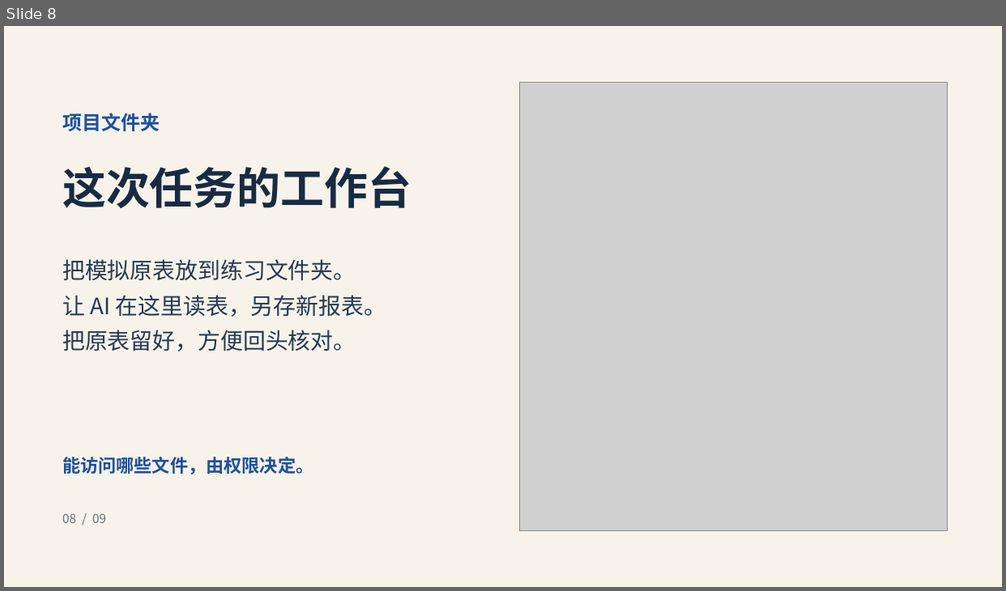
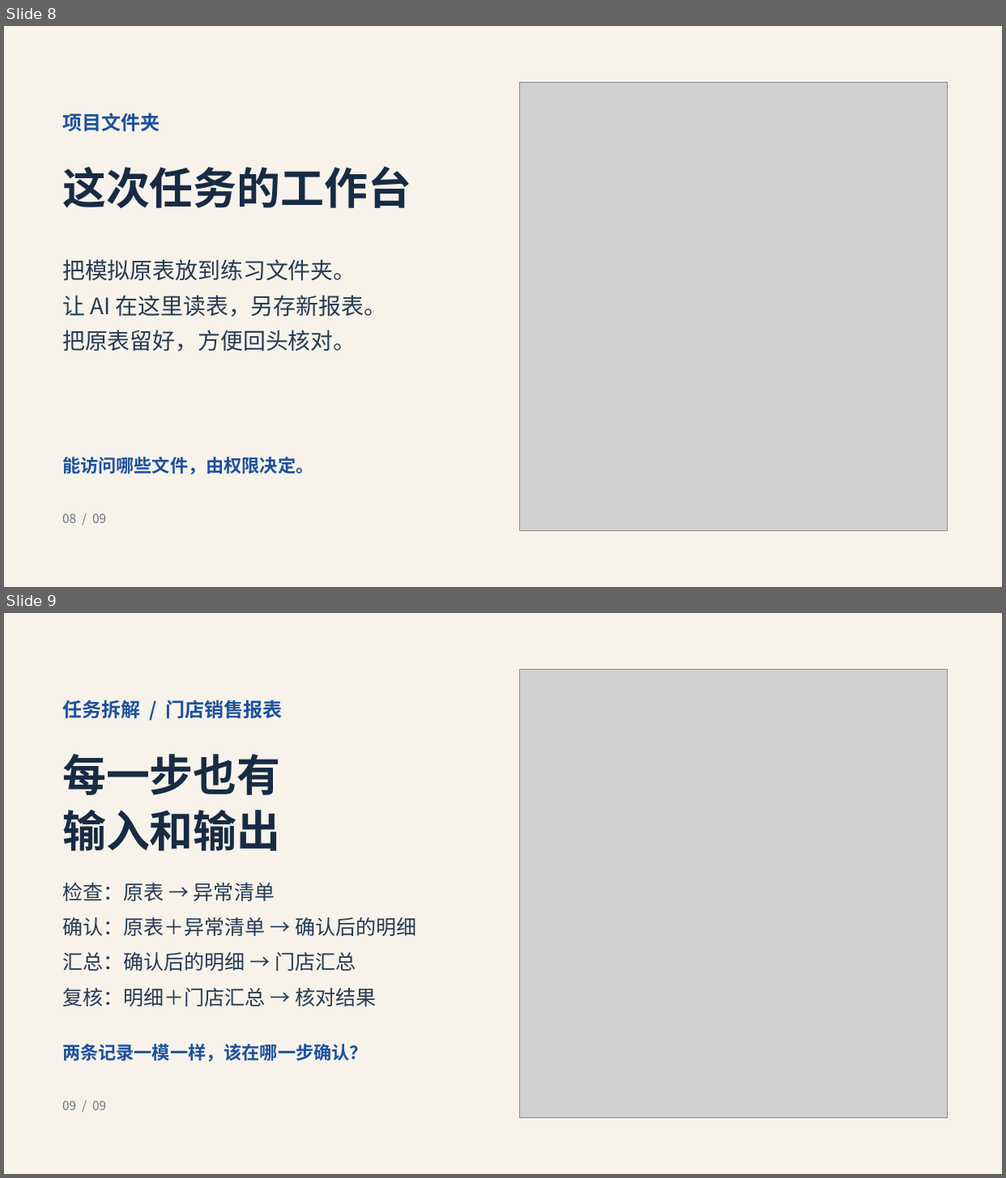
Before and after one commit to jihtsan/https-github.com-jihtsan-cz-night-learn-20261111, a slide deck: learn-02/第二课开场 - AI Agent 图解.pptx. Shown one above the other, each under a label of ours: slide 8 before the commit, slides 8 and 9 after it. The pictures are 1006x591 and 1006x1178 pixels, drawn with LibreOffice and Linux fonts; fonts in the diff are those of the drawing; grey boxes stand for pictures. Boxes give left, top, right and bottom in pixels: in the first picture for what was removed or moved away, otherwise in the second. Text is boxed around its words. In the diff, an @@ line names an element or a change of style, - is before the commit and + after.

Commit message:
在第二课开场讲清任务的输入、输出和拆解 (#13)

```diff
--- a/learn-02/第二课开场 - AI Agent 图解.pptx
+++ b/learn-02/第二课开场 - AI Agent 图解.pptx
@@ slide 9 added at box(4, 613, 1002, 1174), background #F7F3EB @@
@@ picture added at box(520, 669, 948, 1118) @@
@@ text added at box(62, 700, 282, 719), 18.8 pt, text #1D519D, bold @@
+任务拆解 / 门店销售报表
@@ text added at box(62, 754, 281, 795), 42 pt, text #182B44, bold @@
+每一步也有
@@ text added at box(62, 810, 281, 851), 42 pt, text #182B44, bold @@
+输入和输出
@@ text added at box(62, 883, 275, 901), 19.5 pt, text #263A52 @@
+检查：原表 → 异常清单
@@ text added at box(62, 918, 416, 936), 19.5 pt, text #263A52 @@
+确认：原表＋异常清单 → 确认后的明细
@@ text added at box(62, 952, 356, 971), 19.5 pt, text #263A52 @@
+汇总：确认后的明细 → 门店汇总
@@ text added at box(62, 988, 376, 1007), 19.5 pt, text #263A52 @@
+复核：明细＋门店汇总 → 核对结果
@@ text added at box(62, 1044, 368, 1062), 17.2 pt, text #1D519D, bold @@
+两条记录一模一样，该在哪一步确认？
@@ text added at box(62, 1101, 106, 1110), 12 pt, text #687381 @@
+09 / 09
```
Also in this commit, not shown: 1 slide changed, 1 other slide added, 2 slides removed.
